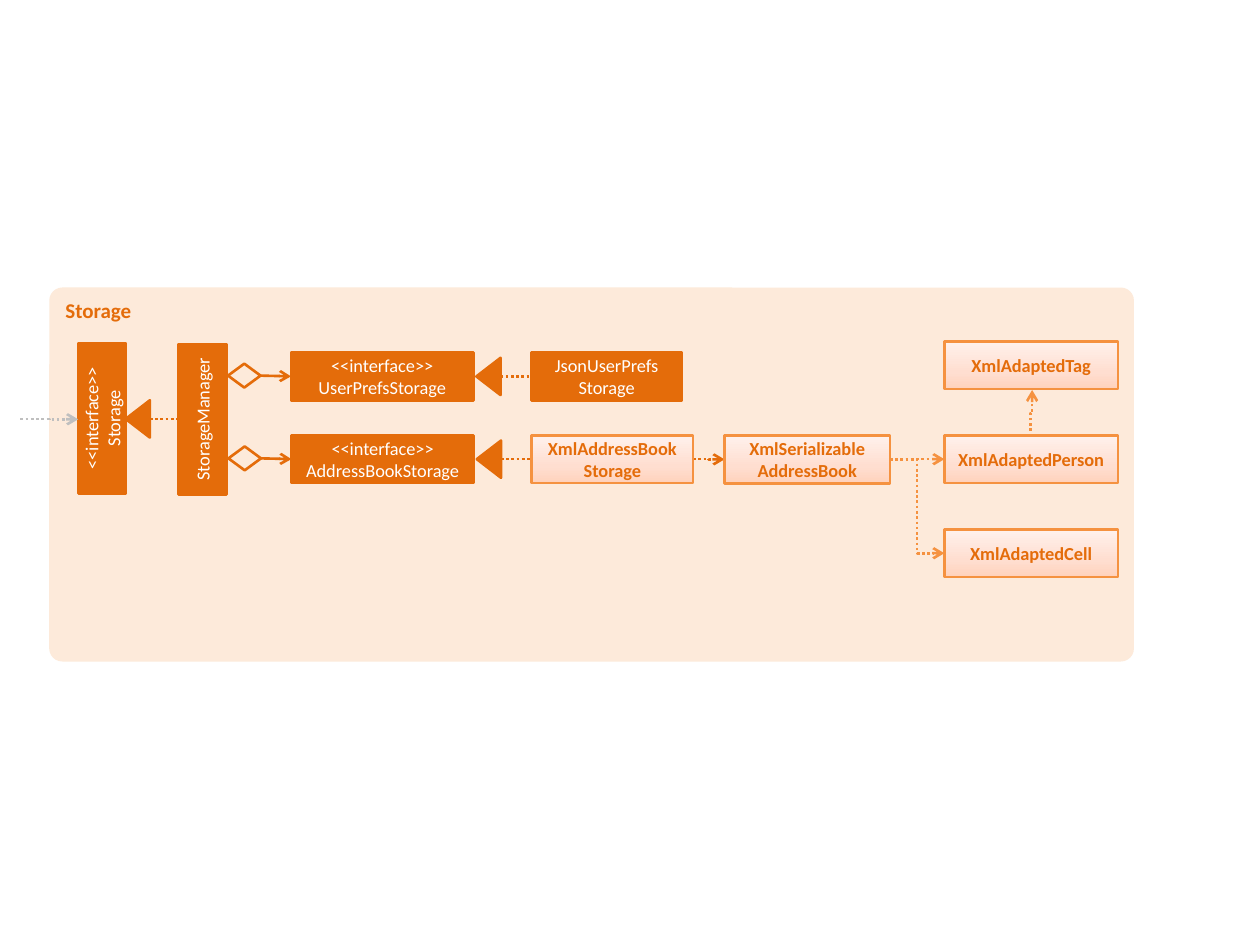
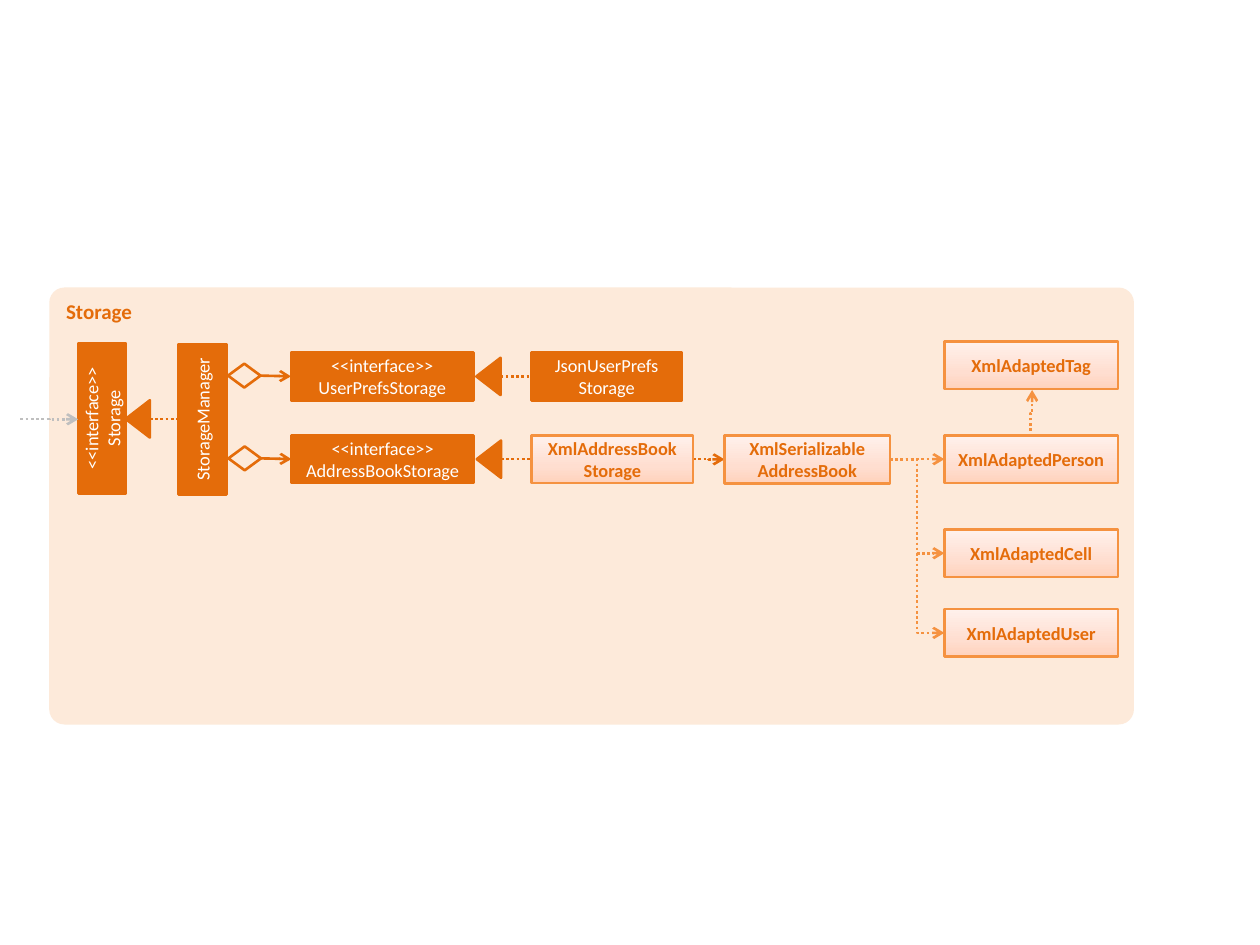
Before and after one commit to sarahgoh97/main, a slide deck: slide 1 of docs/diagrams/StorageComponentClassDiagram.pptx. Drawn at 1260x945 pixels with LibreOffice and Linux fonts; fonts in the diff are those of the drawing. Boxes give left, top, right and bottom in pixels: in the first picture for what was removed or moved away, otherwise in the second. Text is boxed around its words. In the diff, an @@ line names an element or a change of style, - is before the commit and + after.

```diff
--- a/docs/diagrams/StorageComponentClassDiagram.pptx
+++ b/docs/diagrams/StorageComponentClassDiagram.pptx
@@ rounded rectangle "Storage": place and size @@
-rounded rectangle "Storage" at bbox=[49, 287, 1134, 662]
+rounded rectangle "Storage" at bbox=[49, 287, 1134, 724]
@@ elbow arrow added from (890, 460) to (945, 633), #F69240 1.5 pt dashed @@
@@ rectangle added at bbox=[945, 609, 1119, 656], fill gradient #FFD2BD to #FFDED0 to #FFF2ED, outline #F69240 1.5 pt, 10.5 pt, text #E46C0A, bold @@
+XmlAdaptedUser
```
Also in this commit, not shown: 6 other files.
